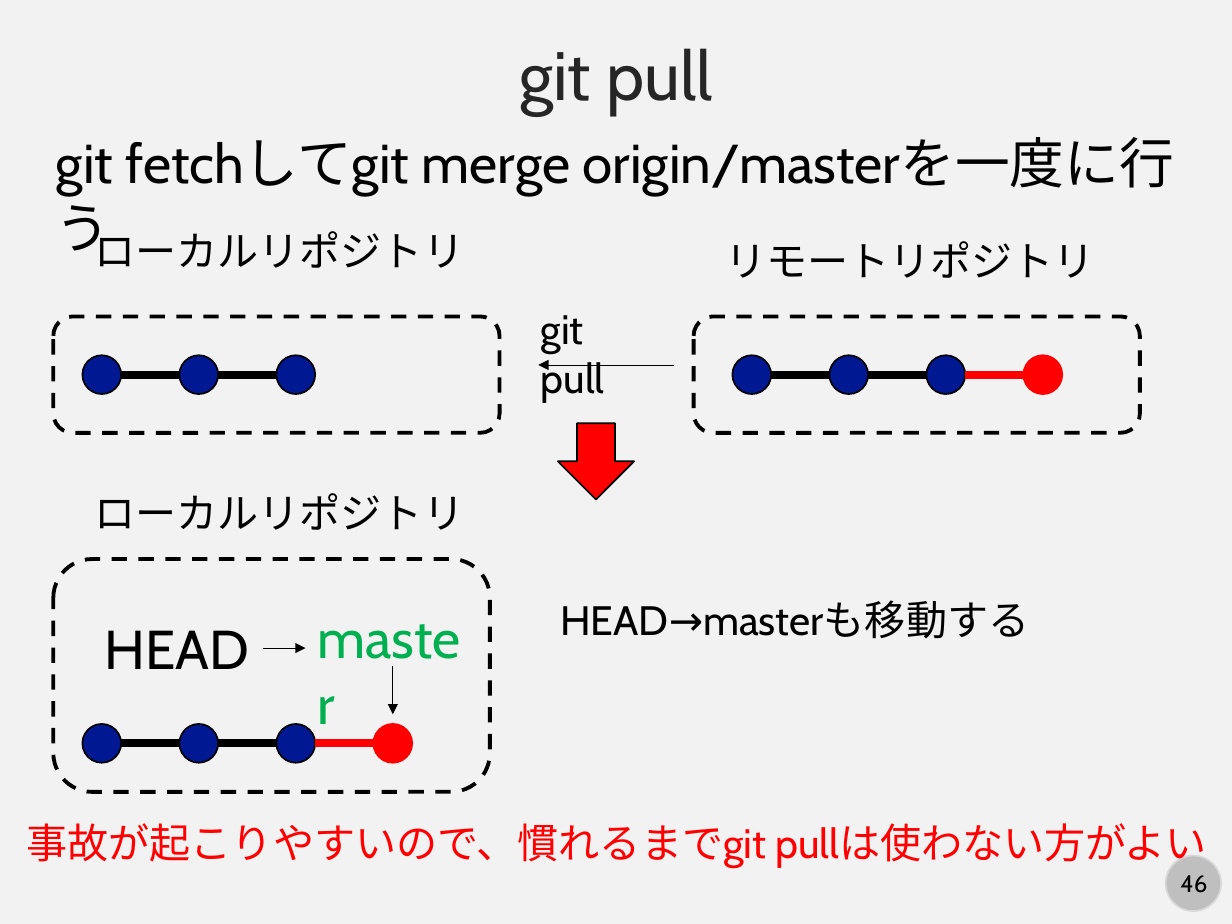
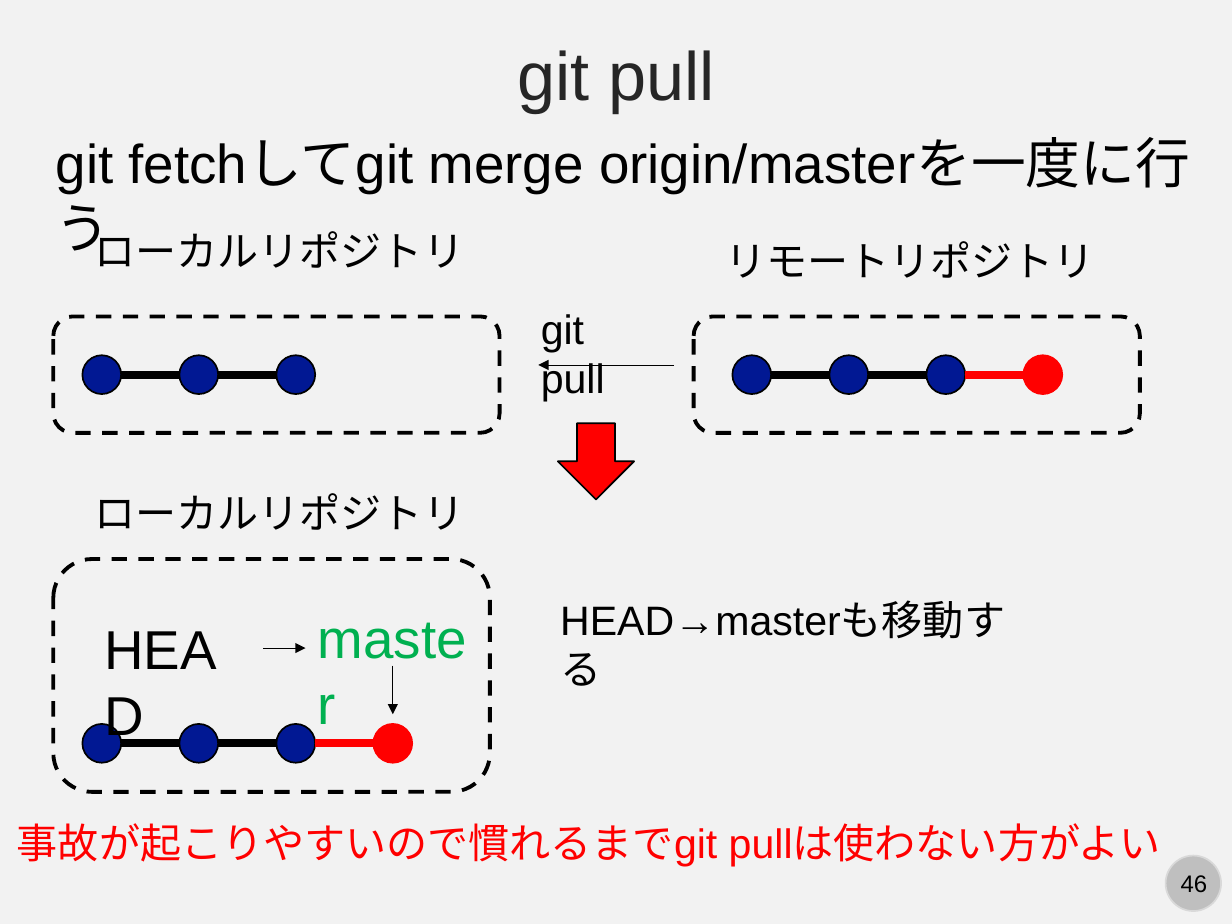
Before and after one commit to kaityo256/lab_startup, a slide deck: slide 46 of git/fig/start_git.pptx. Drawn at 1232x924 pixels with LibreOffice and Linux fonts; fonts in the diff are those of the drawing. Boxes give left, top, right and bottom in pixels: in the first picture for what was removed or moved away, otherwise in the second. Text is boxed around its words. In the diff, an @@ line names an element or a change of style, - is before the commit and + after.

Commit message:
updates slides

```diff
--- a/git/fig/start_git.pptx
+++ b/git/fig/start_git.pptx
@@ text at bbox=[17, 823, 1161, 867]: text changed; font Cabin to Arial @@
-事故が起こりやすいので、慣れるまでgit pullは使わない方がよい
+事故が起こりやすいので慣れるまでgit pullは使わない方がよい
@@ font Cabin to Arial in 7 elements at bbox=[517, 50, 714, 112], bbox=[56, 140, 1190, 193], bbox=[541, 314, 605, 401], bbox=[306, 598, 484, 676], bbox=[92, 609, 264, 687], bbox=[560, 602, 1005, 639], bbox=[1181, 875, 1208, 892] @@
```
Also in this commit, not shown: 46 other slides changed, 1 other file.
